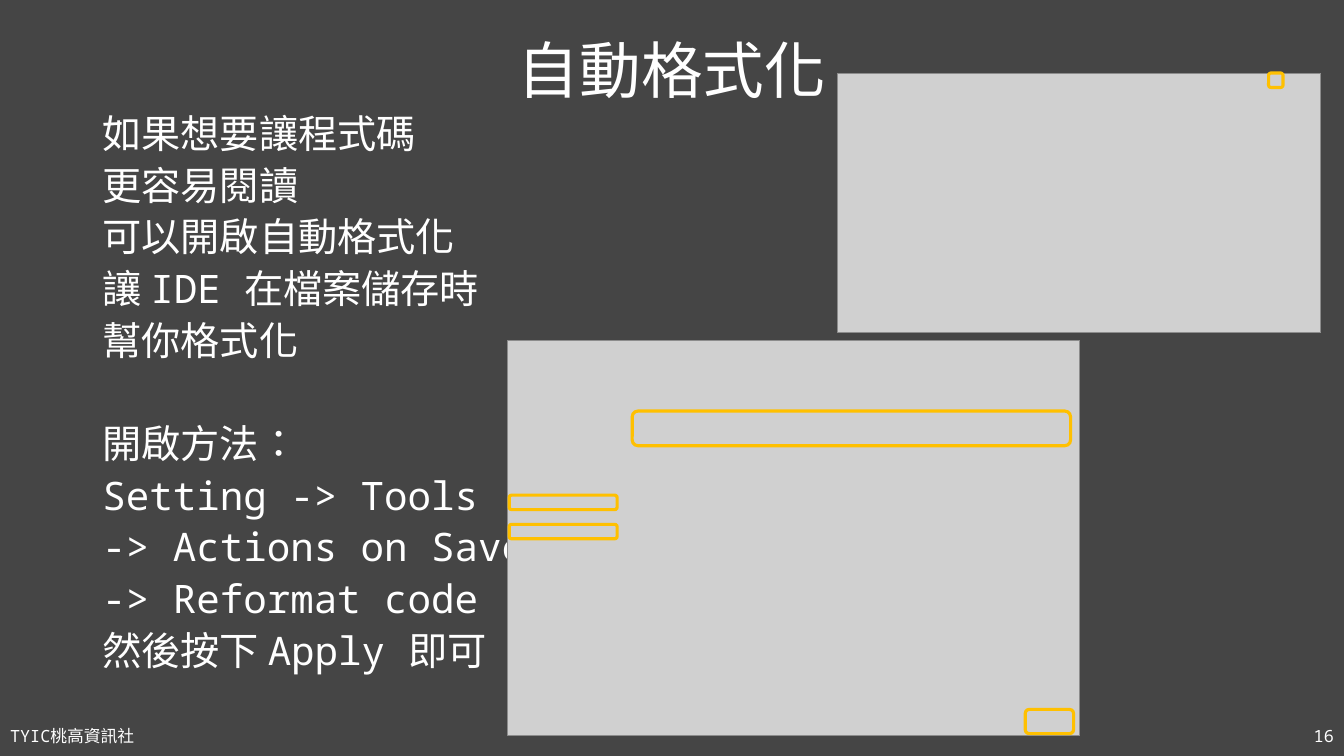
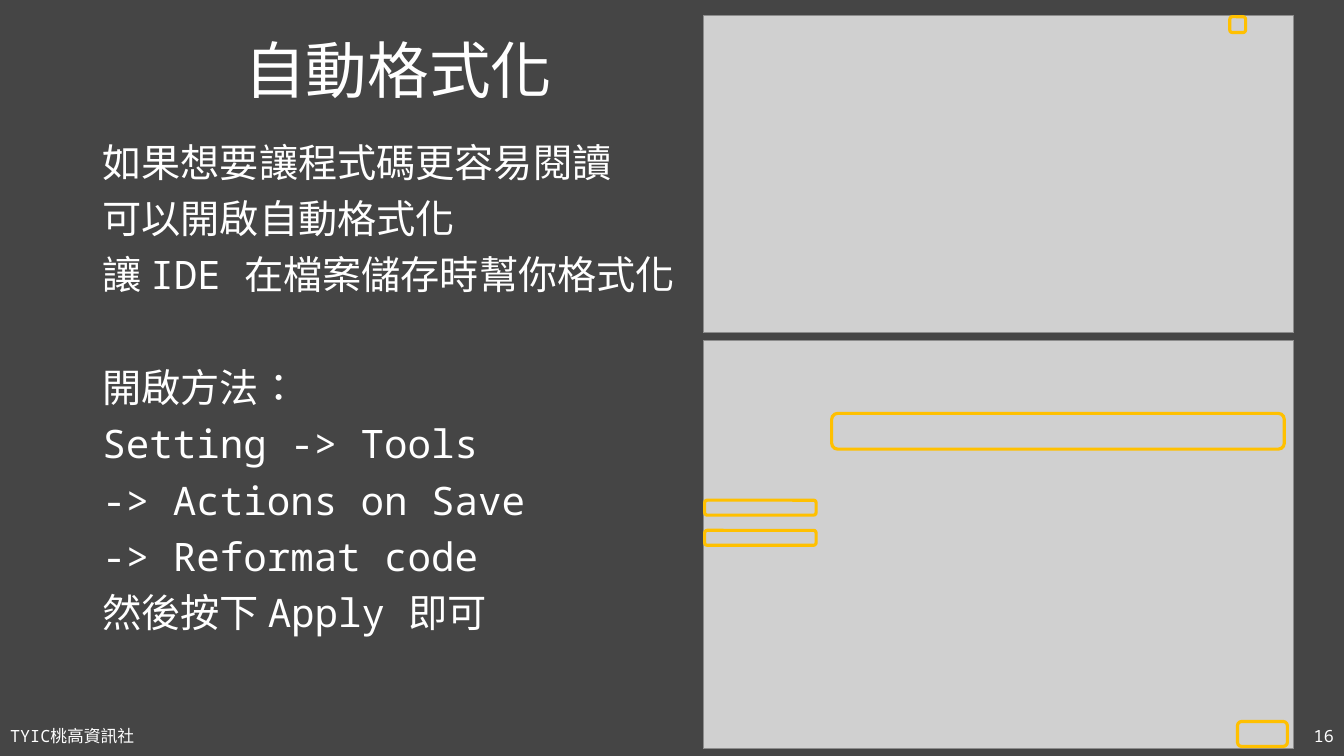
Before and after one commit to TYSHIC/slides, a slide deck: slide 16 of powerpoint/05_IntelliJ IDEA.pptx. Drawn at 1344x756 pixels with LibreOffice and Linux fonts; fonts in the diff are those of the drawing; grey boxes stand for pictures. Boxes give left, top, right and bottom in pixels: in the first picture for what was removed or moved away, otherwise in the second. Text is boxed around its words. In the diff, an @@ line names an element or a change of style, - is before the commit and + after.

```diff
--- a/powerpoint/05_IntelliJ IDEA.pptx
+++ b/powerpoint/05_IntelliJ IDEA.pptx
@@ title "自動格式化": place and size @@
-title "自動格式化" at [518,41,826,98]
+title "自動格式化" at [244,41,552,98]
@@ picture: place and size @@
-picture at [838,73,1321,333]
+picture at [704,15,1295,333]
@@ rounded rectangle: place and size @@
-rounded rectangle at [1269,73,1284,87]
+rounded rectangle at [1230,17,1246,33]
@@ text "如果想要讓程式碼更容易閱讀": place and size @@
-text "如果想要讓程式碼更容易閱讀" at [102,115,525,675]
+text "如果想要讓程式碼更容易閱讀" at [102,144,675,637]
@@ text at [102,144,611,180]: text changed @@
-如果想要讓程式碼
-更容易閱讀
+如果想要讓程式碼更容易閱讀
@@ text at [102,200,525,637]: line spacing 0.8 to 0.9 @@
@@ text at [102,256,675,292]: text changed @@
-讓 IDE 在檔案儲存時
-幫你格式化
+讓 IDE 在檔案儲存時幫你格式化
@@ picture: place and size @@
-picture at [508,341,1080,737]
+picture at [704,341,1295,749]
@@ rounded rectangle: place and size @@
-rounded rectangle at [632,411,1071,446]
+rounded rectangle at [832,413,1285,449]
@@ rounded rectangle: place and size @@
-rounded rectangle at [509,495,617,509]
+rounded rectangle at [705,500,817,515]
@@ rounded rectangle: place and size @@
-rounded rectangle at [509,524,617,538]
+rounded rectangle at [705,530,817,545]
@@ rounded rectangle: place and size @@
-rounded rectangle at [1025,710,1074,734]
+rounded rectangle at [1238,722,1289,747]
```
Also in this commit, not shown: 6 other slides changed, 18 other files.
